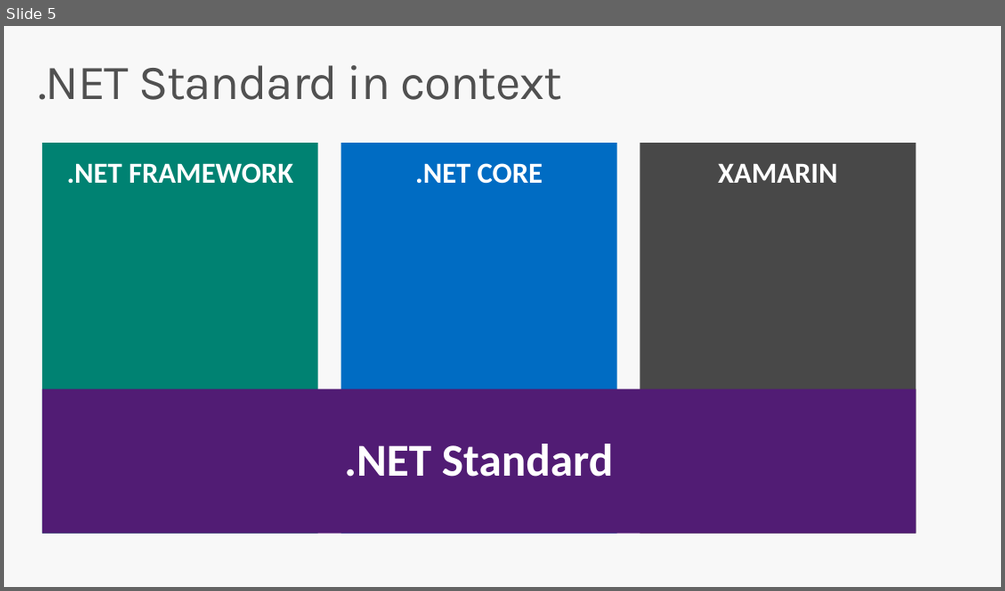
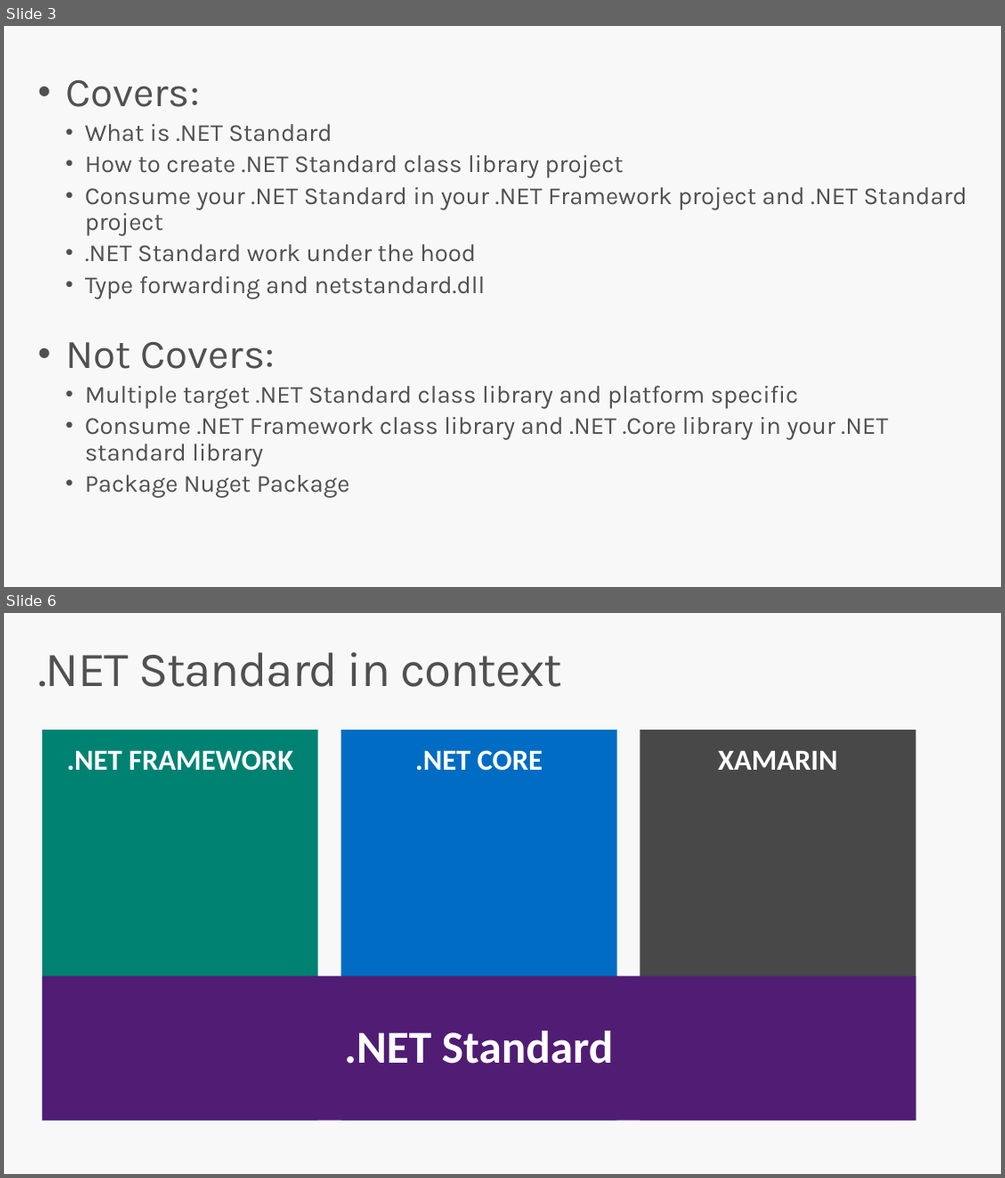
Before and after one commit to DotNetConfTh/dotnetconfth.github.io, a slide deck: sessions/2018/build-great-libraries-using-dot-net-standard/Build Great Libraries using .NET Standard.pptx. Shown one above the other, each under a label of ours: slide 5 before the commit, slides 3 and 6 after it; the slides between them are not shown. The pictures are 1005x591 and 1005x1178 pixels, drawn with LibreOffice and Linux fonts; fonts in the diff are those of the drawing; background and template pictures are left out. Boxes give left, top, right and bottom in pixels: in the first picture for what was removed or moved away, otherwise in the second. Text is boxed around its words. In the diff, an @@ line names an element or a change of style, - is before the commit and + after.

```diff
--- a/sessions/2018/build-great-libraries-using-dot-net-standard/Build Great Libraries using .NET Standard.pptx
+++ b/sessions/2018/build-great-libraries-using-dot-net-standard/Build Great Libraries using .NET Standard.pptx
@@ slide 3 added at (x1=4, y1=26, x2=1001, y2=587), background #F8F8F8 @@
@@ text added at (x1=65, y1=80, x2=967, y2=498), 23.5 pt, text #505050 @@
+• Covers:
+  • What is .NET Standard
+  • How to create .NET Standard class library project
+  • Consume your .NET Standard in your .NET Framework project and .NET Standard project
+  • .NET Standard work under the hood
+  • Type forwarding and netstandard.dll
+• Not Covers:
+  • Multiple target .NET Standard class library and platform specific
+  • Consume .NET Framework class library and .NET .Core library in your .NET standard library
+  • Package Nuget Package
@@ what was slide 5 is now slide 6 @@
```
Also in this commit, not shown: 8 slides changed, 15 other slides added, 24 slides removed, 20 other files.
